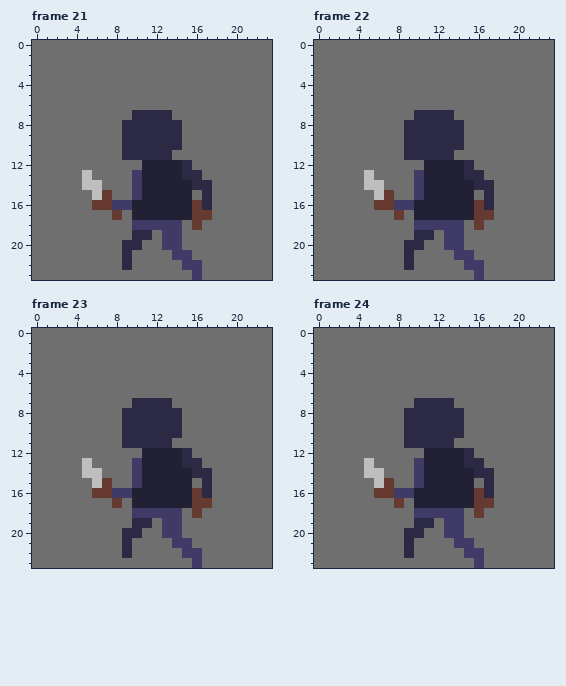
Edited in one commit: pixel-art file (Assets/Sprites/Asperite files/AnimationsTest.aseprite). The picture above is the old version.
24x24 pixels, 24 frames. Colours within 5 levels of each other are drawn and written as one. Shown: frame 21, frame 22, frame 23, frame 24. The commit also changed other frames, which this record leaves out.
The same view after the edit:
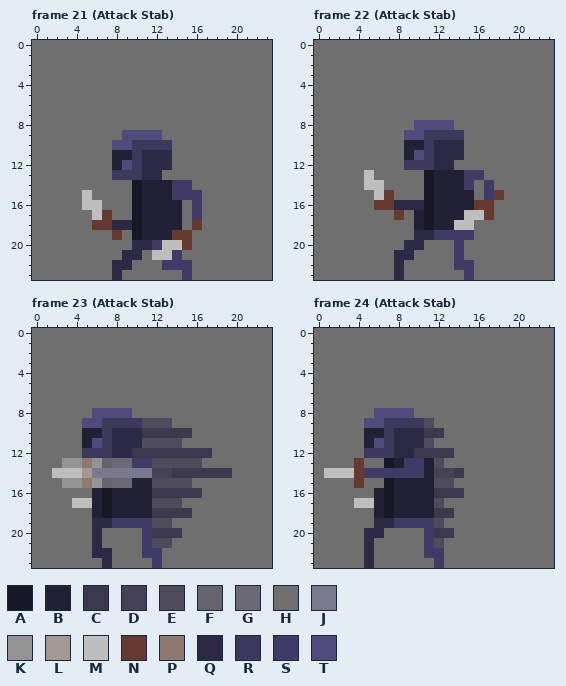
Palette (. is transparent): A #181726  B #222034  C #3c394e  D #454257  E #4e4c5a  F #65646c  G #6a6974  H #6f6f6f  J #7a788f  K #949494  L #a49895  M #bebebe  N #663931  P #8f7772  Q #2c2944  R #3d395c  S #403b66  T #514b7d
Commit message: stab animation please work
The exact change:
--- frame 21 (Attack Stab), layer "Layer 1"
@@ x 0..23 @@
  6 HHHHHHHHHHHHHHHHHHHHHHHH
- 7 HHHHHHHHHHQQQQHHHHHHHHHH
- 8 HHHHHHHHHQQQQQQHHHHHHHHH
- 9 HHHHHHHHHQQQQQQHHHHHHHHH
-10 HHHHHHHHHQQQQQQHHHHHHHHH
-11 HHHHHHHHHQQQQQHHHHHHHHHH
-12 HHHHHHHHHHHBBBBQHHHHHHHH
-13 HHHHHMHHHHSBBBBQQHHHHHHH
-14 HHHHHMMHHHSBBBBBQQHHHHHH
-15 HHHHHHMNHHSBBBBBHQHHHHHH
-16 HHHHHHNNSSBBBBBBNQHHHHHH
-17 HHHHHHHHNHBBBBBBNNHHHHHH
-18 HHHHHHHHHHSSSSSHNHHHHHHH
-19 HHHHHHHHHHQQHSSHHHHHHHHH
-20 HHHHHHHHHQQHHSSHHHHHHHHH
-21 HHHHHHHHHQHHHHSSHHHHHHHH
-22 HHHHHHHHHQHHHHHSSHHHHHHH
-23 HHHHHHHHHHHHHHHHSHHHHHHH
+ 7 HHHHHHHHHHHHHHHHHHHHHHHH
+ 8 HHHHHHHHHHHHHHHHHHHHHHHH
+ 9 HHHHHHHHHTTTTHHHHHHHHHHH
+10 HHHHHHHHTTRRRRHHHHHHHHHH
+11 HHHHHHHHBBRQQQHHHHHHHHHH
+12 HHHHHHHHBTRQQQHHHHHHHHHH
+13 HHHHHHHHRRRQQHHHHHHHHHHH
+14 HHHHHHHHHHABBBSSHHHHHHHH
+15 HHHHHMHHHHABBBSSSHHHHHHH
+16 HHHHHMMHHHABBBBHSHHHHHHH
+17 HHHHHHMNHHABBBBHSHHHHHHH
+18 HHHHHHNNQQABBBBHNHHHHHHH
+19 HHHHHHHHNHABBBNNHHHHHHHH
+20 HHHHHHHHHHQQSMMNHHHHHHHH
+21 HHHHHHHHHQQHMMSHHHHHHHHH
+22 HHHHHHHHQQHHHSSSHHHHHHHH
+23 HHHHHHHHQHHHHHHSHHHHHHHH
--- frame 22 (Attack Stab), layer "Layer 1"
@@ x 6..20 @@
  6 HHHHHHHHHHHHHHH
- 7 HHHHQQQQHHHHHHH
- 8 HHHQQQQQQHHHHHH
- 9 HHHQQQQQQHHHHHH
-10 HHHQQQQQQHHHHHH
-11 HHHQQQQQHHHHHHH
-12 HHHHHBBBBQHHHHH
-13 HHHHSBBBBQQHHHH
-14 MHHHSBBBBBQQHHH
-15 MNHHSBBBBBHQHHH
-16 NNSSBBBBBBNQHHH
-17 HHNHBBBBBBNNHHH
-18 HHHHSSSSSHNHHHH
-19 HHHHQQHSSHHHHHH
-20 HHHQQHHSSHHHHHH
-21 HHHQHHHHSSHHHHH
-22 HHHQHHHHHSSHHHH
-23 HHHHHHHHHHSHHHH
+ 7 HHHHHHHHHHHHHHH
+ 8 HHHHTTTTHHHHHHH
+ 9 HHHTTRRRRHHHHHH
+10 HHHBBRQQQHHHHHH
+11 HHHBTRQQQHHHHHH
+12 HHHRRRQQHHHHHHH
+13 HHHHHABBBSSHHHH
+14 MHHHHABBBSHSHHH
+15 MNHHHABBBBHSNHH
+16 NNQQQABBBBNNHHH
+17 HHNHBABBBMMNHHH
+18 HHHHBABBMMHHHHH
+19 HHHHQQSSSSHHHHH
+20 HHHQQHHHSHHHHHH
+21 HHQQHHHHSHHHHHH
+22 HHQHHHHHSSHHHHH
+23 HHQHHHHHHSHHHHH
--- frame 23 (Attack Stab), layer "Layer 1"
@@ x 0..23 @@
  6 HHHHHHHHHHHHHHHHHHHHHHHH
- 7 HHHHHHHHHHQQQQHHHHHHHHHH
- 8 HHHHHHHHHQQQQQQHHHHHHHHH
- 9 HHHHHHHHHQQQQQQHHHHHHHHH
-10 HHHHHHHHHQQQQQQHHHHHHHHH
-11 HHHHHHHHHQQQQQHHHHHHHHHH
-12 HHHHHHHHHHHBBBBQHHHHHHHH
-13 HHHHHMHHHHSBBBBQQHHHHHHH
-14 HHHHHMMHHHSBBBBBQQHHHHHH
-15 HHHHHHMNHHSBBBBBHQHHHHHH
-16 HHHHHHNNSSBBBBBBNQHHHHHH
-17 HHHHHHHHNHBBBBBBNNHHHHHH
-18 HHHHHHHHHHSSSSSHNHHHHHHH
-19 HHHHHHHHHHQQHSSHHHHHHHHH
-20 HHHHHHHHHQQHHSSHHHHHHHHH
-21 HHHHHHHHHQHHHHSSHHHHHHHH
-22 HHHHHHHHHQHHHHHSSHHHHHHH
-23 HHHHHHHHHHHHHHHHSHHHHHHH
+ 7 HHHHHHHHHHHHHHHHHHHHHHHH
+ 8 HHHHHHTTTTHHHHHHHHHHHHHH
+ 9 HHHHHTTRRRREEEHHHHHHHHHH
+10 HHHHHBBRQQQCCCCCHHHHHHHH
+11 HHHHHBTRQQQEEEEHHHHHHHHH
+12 HHHHHRRRQQCCCCCCCCHHHHHH
+13 HHHKKPKFGGSSEEEEEHHHHHHH
+14 HHMMMLJJJJJJDDCCCCCCHHHH
+15 HHHKKPKFGGBBEEEEHHHHHHHH
+16 HHHHHHBABBBBCCCCCHHHHHHH
+17 HHHHMMBABBBBEEEHHHHHHHHH
+18 HHHHHHBABBBBCCCCHHHHHHHH
+19 HHHHHHQQSSSSEEHHHHHHHHHH
+20 HHHHHHQHHHHSCCCHHHHHHHHH
+21 HHHHHHQHHHHSEEHHHHHHHHHH
+22 HHHHHHQQHHHSSHHHHHHHHHHH
+23 HHHHHHHQHHHHSHHHHHHHHHHH
--- frame 24 (Attack Stab), layer "Layer 1"
@@ x 0..23 @@
  6 HHHHHHHHHHHHHHHHHHHHHHHH
- 7 HHHHHHHHHHQQQQHHHHHHHHHH
- 8 HHHHHHHHHQQQQQQHHHHHHHHH
- 9 HHHHHHHHHQQQQQQHHHHHHHHH
-10 HHHHHHHHHQQQQQQHHHHHHHHH
-11 HHHHHHHHHQQQQQHHHHHHHHHH
-12 HHHHHHHHHHHBBBBQHHHHHHHH
-13 HHHHHMHHHHSBBBBQQHHHHHHH
-14 HHHHHMMHHHSBBBBBQQHHHHHH
-15 HHHHHHMNHHSBBBBBHQHHHHHH
-16 HHHHHHNNSSBBBBBBNQHHHHHH
-17 HHHHHHHHNHBBBBBBNNHHHHHH
-18 HHHHHHHHHHSSSSSHNHHHHHHH
-19 HHHHHHHHHHQQHSSHHHHHHHHH
-20 HHHHHHHHHQQHHSSHHHHHHHHH
-21 HHHHHHHHHQHHHHSSHHHHHHHH
-22 HHHHHHHHHQHHHHHSSHHHHHHH
-23 HHHHHHHHHHHHHHHHSHHHHHHH
+ 7 HHHHHHHHHHHHHHHHHHHHHHHH
+ 8 HHHHHHTTTTHHHHHHHHHHHHHH
+ 9 HHHHHTTRRRREHHHHHHHHHHHH
+10 HHHHHBBRQQQCCHHHHHHHHHHH
+11 HHHHHBTRQQQEHHHHHHHHHHHH
+12 HHHHHRRRQQCCCCHHHHHHHHHH
+13 HHHHNHHABSSBEHHHHHHHHHHH
+14 HMMMNSSSSSSBDDCHHHHHHHHH
+15 HHHHNHHABBBBEEHHHHHHHHHH
+16 HHHHHHBABBBBCCCHHHHHHHHH
+17 HHHHMMBABBBBEHHHHHHHHHHH
+18 HHHHHHBABBBBCCHHHHHHHHHH
+19 HHHHHHQQSSSSEHHHHHHHHHHH
+20 HHHHHQQHHHHSCCHHHHHHHHHH
+21 HHHHHQHHHHHSEHHHHHHHHHHH
+22 HHHHHQHHHHHSSHHHHHHHHHHH
+23 HHHHHQHHHHHHSHHHHHHHHHHH
